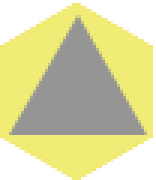
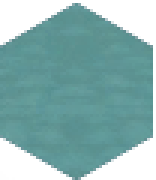
Layer changes from the first (156, 180) image to the second:
hid "Shape 2" over (x1=9, y1=15, x2=147, y2=135)
added layer "Layer 9" above "Ocean" over (x1=0, y1=3, x2=153, y2=180)
added layer "Ocean" (1st of 2) above "Ocean" over (x1=0, y1=3, x2=153, y2=180)
hid "Layer 3" over (x1=0, y1=3, x2=153, y2=180)
